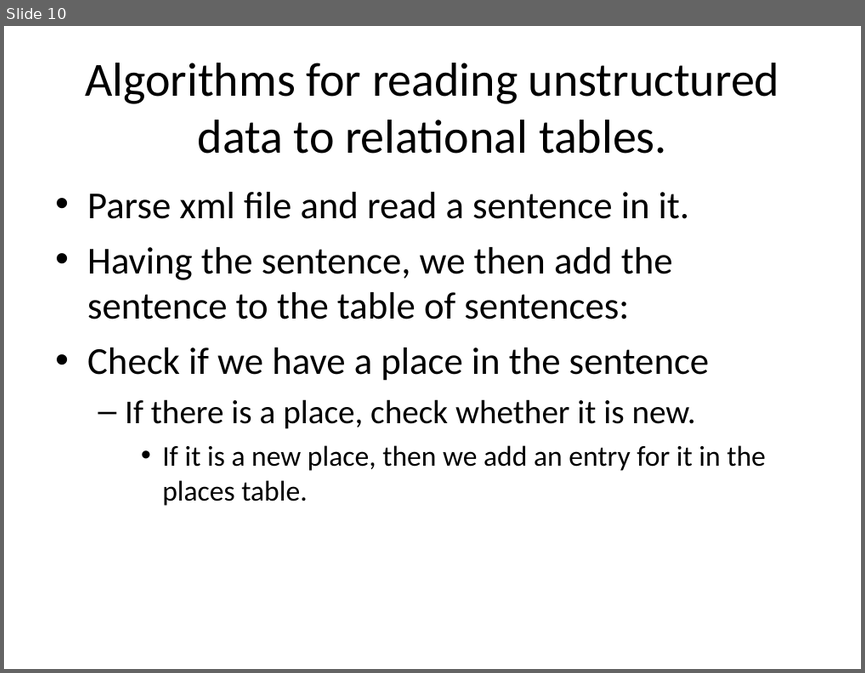
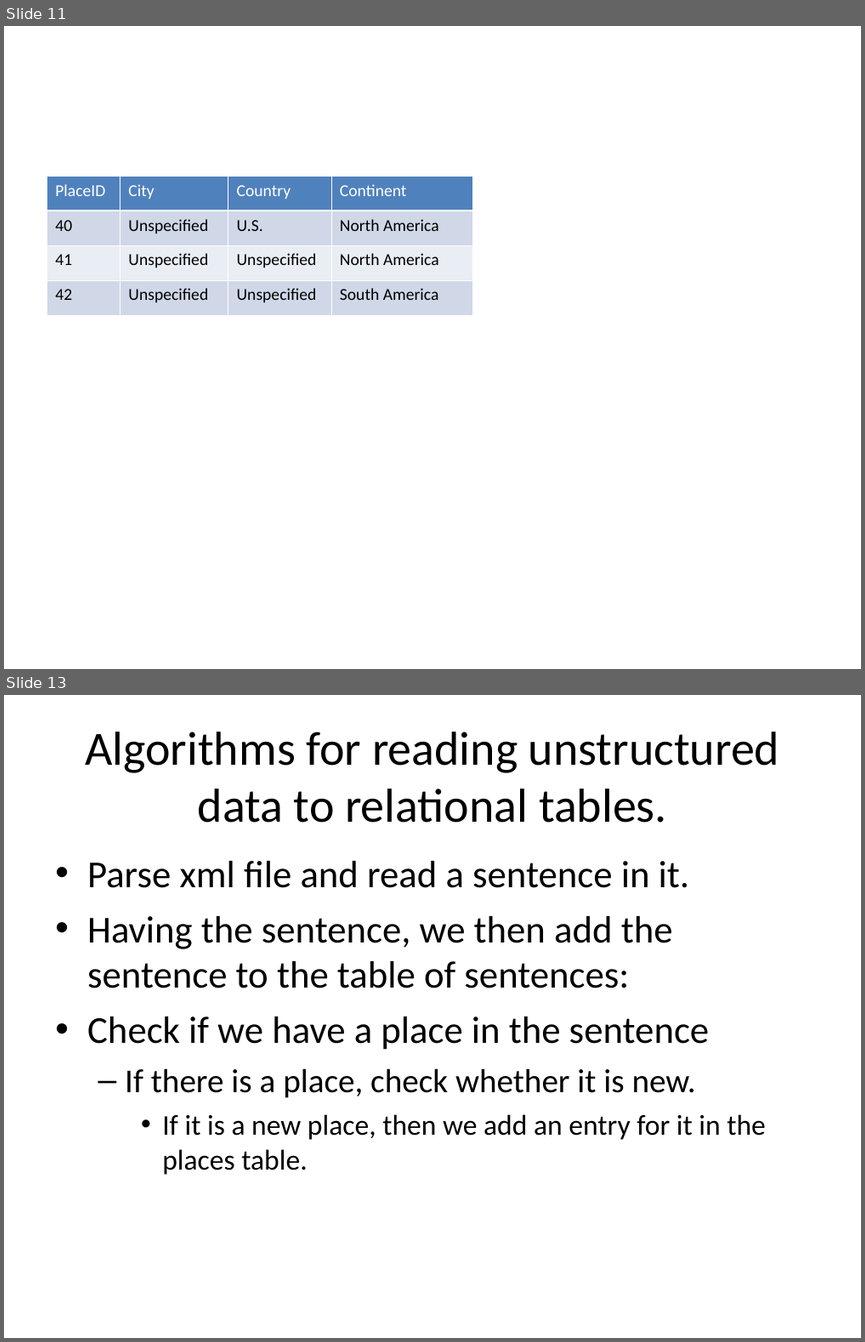
Before and after one commit to edvelezg/unb-dw, a slide deck: project/Presentation/Datawarehousing.ppt. Shown one above the other, each under a label of ours: slide 10 before the commit, slides 11 and 13 after it; the slides between them are not shown. The pictures are 865x673 and 865x1342 pixels, drawn with LibreOffice and Linux fonts; fonts in the diff are those of the drawing. Boxes give left, top, right and bottom in pixels: in the first picture for what was removed or moved away, otherwise in the second. Text is boxed around its words. In the diff, an @@ line names an element or a change of style, - is before the commit and + after.

```diff
--- a/project/Presentation/Datawarehousing.ppt
+++ b/project/Presentation/Datawarehousing.ppt
@@ slide 11 added at <box>4,26,861,669</box>, background #FFFFFF @@
@@ table added at <box>46,176,472,315</box>, 4 rows, 4 columns @@
+PlaceID | City | Country | Continent
+40 | Unspecified | U.S. | North America
+41 | Unspecified | Unspecified | North America
+42 | Unspecified | Unspecified | South America
@@ what was slide 10 is now slide 13 @@
```
Also in this commit, not shown: 6 slides changed, 2 other slides added, 1 slide removed.
